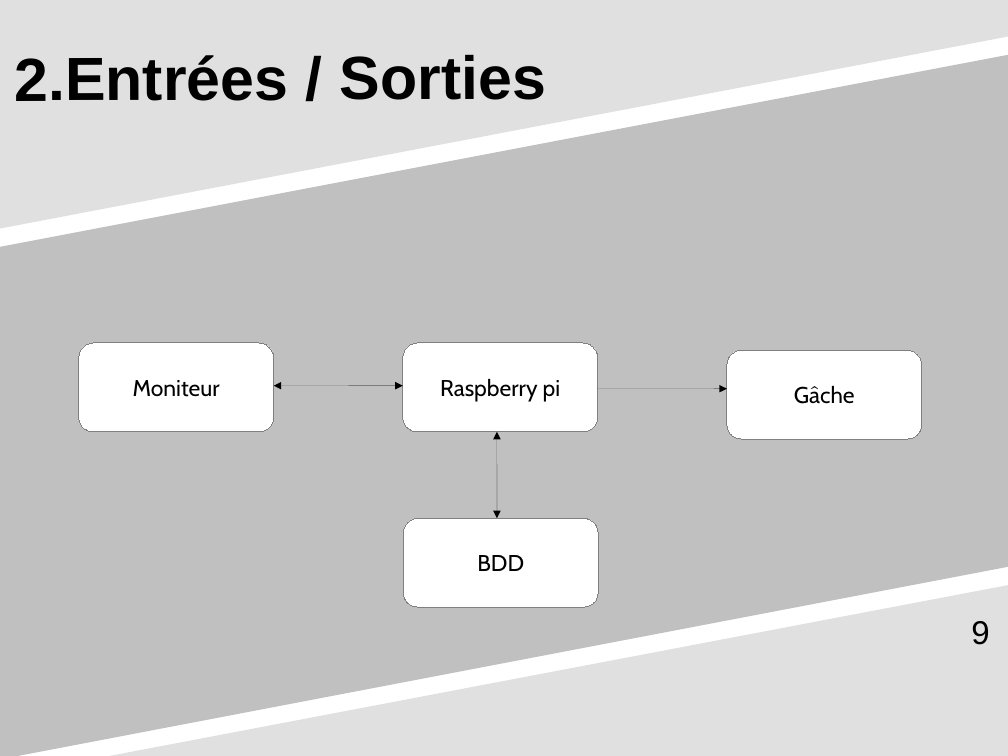
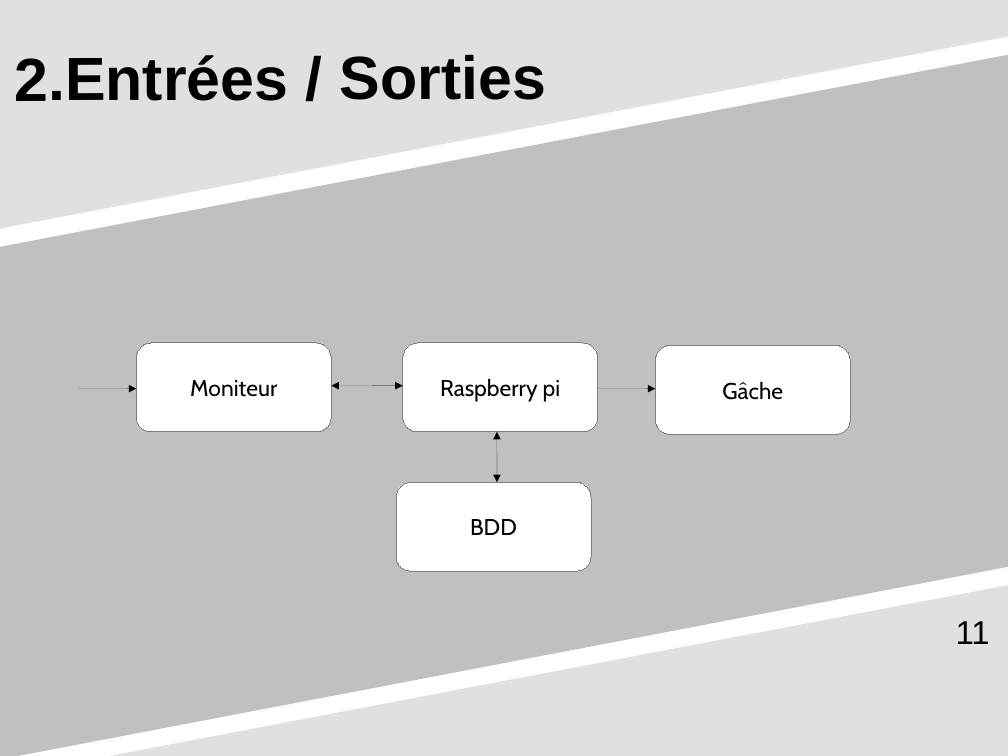
Before and after one commit to cbourgouin/Projet_Casier, a slide deck: slide 11 of Parties_Raspberry_Gaches/Revue de Projet n°1.odp (slide 9 before the commit). Drawn at 1008x756 pixels with LibreOffice and Linux fonts; fonts in the diff are those of the drawing. Boxes give left, top, right and bottom in pixels: in the first picture for what was removed or moved away, otherwise in the second. Text is boxed around its words. In the diff, an @@ line names an element or a change of style, - is before the commit and + after.

```diff
--- a/Parties_Raspberry_Gaches/Revue de Projet n°1.odp
+++ b/Parties_Raspberry_Gaches/Revue de Projet n°1.odp
@@ rounded rectangle "Moniteur": place and size @@
-rounded rectangle "Moniteur" at (79, 343, 273, 432)
+rounded rectangle "Moniteur" at (136, 343, 331, 432)
@@ rounded rectangle "Gâche": place and size @@
-rounded rectangle "Gâche" at (727, 350, 922, 439)
+rounded rectangle "Gâche" at (656, 346, 851, 434)
@@ arrow added from (79, 389) to (136, 389), #000000 0 pt @@
@@ double arrow moved from (273, 386) - (402, 386) to (331, 386) - (402, 386) @@
@@ arrow moved from (598, 389) - (727, 389) to (598, 389) - (656, 389) @@
@@ double arrow moved from (497, 432) - (497, 519) to (497, 432) - (497, 483) @@
@@ rounded rectangle "BDD": place and size @@
-rounded rectangle "BDD" at (403, 519, 598, 607)
+rounded rectangle "BDD" at (396, 483, 591, 572)
@@ page number at (956, 621, 990, 644): text changed @@
-9
+11
```
Also in this commit, not shown: 3 other slides changed, 4 slides added, 4 other files.
